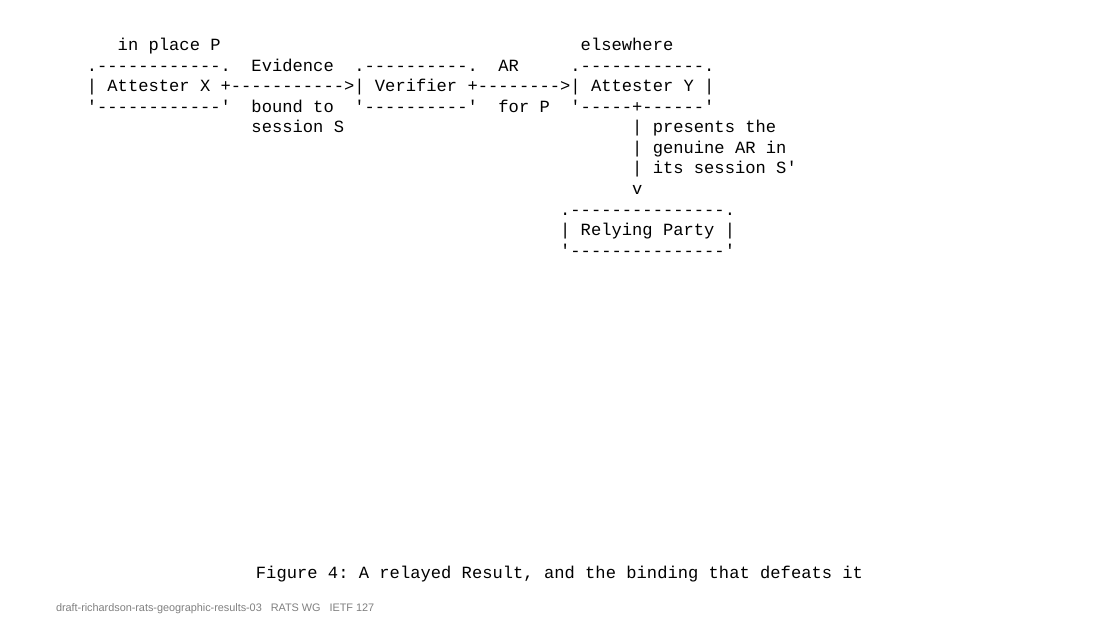
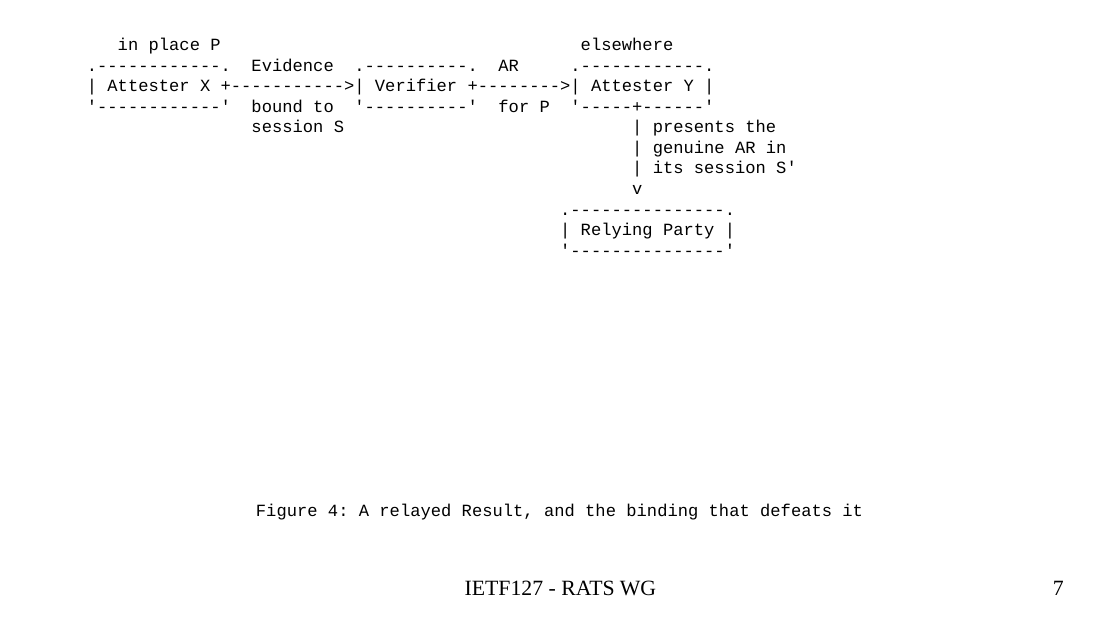
Before and after one commit to ietf-rats-wg/geographicresult, a slide deck: slide 7 of presentations/IETF127-GeographicAttestationResults.odp (slide 5 before the commit). Drawn at 1120x630 pixels with LibreOffice and Linux fonts; fonts in the diff are those of the drawing. Boxes give left, top, right and bottom in pixels: in the first picture for what was removed or moved away, otherwise in the second. Text is boxed around its words. In the diff, an @@ line names an element or a change of style, - is before the commit and + after.

```diff
--- a/presentations/IETF127-GeographicAttestationResults.odp
+++ b/presentations/IETF127-GeographicAttestationResults.odp
@@ text "Figure 4: A relayed Result, ..." moved from (x1=256, y1=565, x2=863, y2=582) to (x1=256, y1=503, x2=863, y2=520) @@
@@ text added at (x1=465, y1=580, x2=656, y2=596), 14 pt, text #000000 @@
+IETF127 - RATS WG
@@ page number added at (x1=1053, y1=580, x2=1064, y2=595), 14 pt, text #000000 @@
+7
@@ text removed at (x1=56, y1=603, x2=374, y2=613) @@
-draft-richardson-rats-geographic-results-03 RATS WG IETF 127
```
Also in this commit, not shown: 4 other slides changed, 3 slides added, 2 other files.
